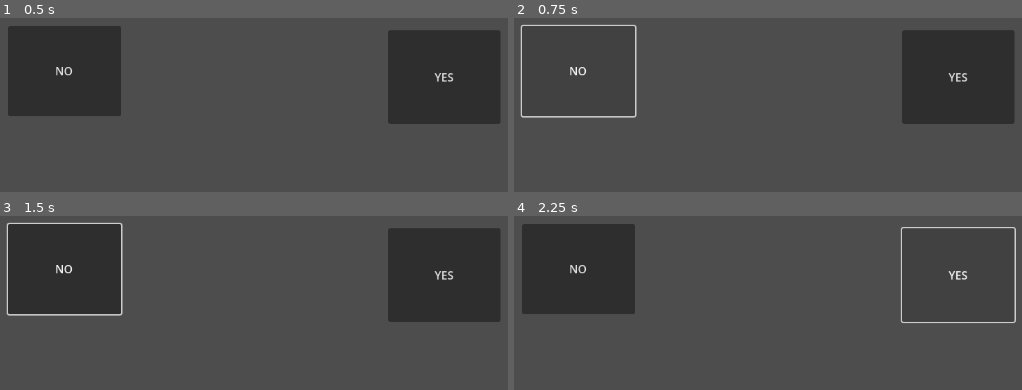
Above: before the commit, frames 1-4 (two rows, left to right).
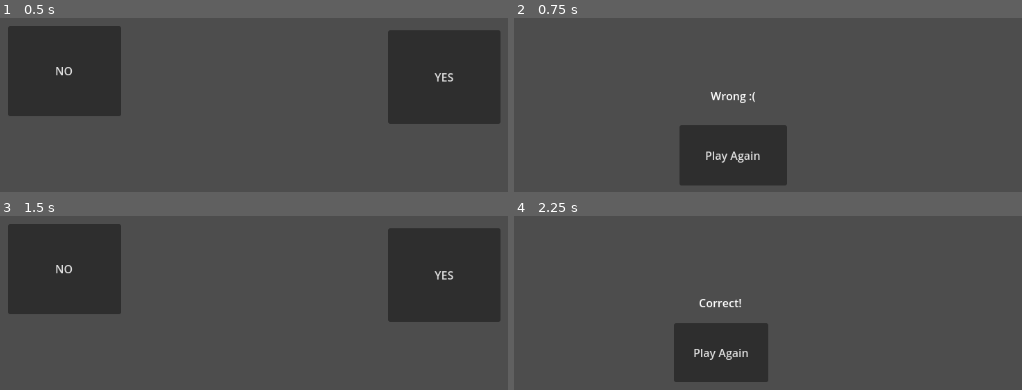
Above: after the commit, the same moments.

Repository: mRaines08/Questions
Game: Godot game, scene res://main.tscn
Two runs of this game, one before a commit and one after it. Both use one fixed random seed, a clock stepped at 60 frames per second and the inputs below.
Inputs (mouse positions are in pixels of both pictures, inside the frame that each line leads up to):
- Up to frame 1 (0.5 s): no input
- Up to frame 2 (0.75 s): click "NO" at 0.5 s
- Up to frame 3 (1.5 s): click (218, 353) at 1.25 s, where only the run after the commit has a clickable "Play Again"
- Up to frame 4 (2.25 s): click "YES" at 2 s

Frame 1 is identical in both runs. In frame 2, 20% of the frame differs, in the area x 1-99%, y 4-96%; in frame 3, 0.8%; in frame 4, 19%.

Commit message:
inClass8/28/25

Diff:
--- /dev/null
+++ b/Correct.tscn
@@ -0,0 +1,23 @@
+[gd_scene load_steps=2 format=3 uid="uid://dji4gxr0hwrd3"]
+
+[ext_resource type="Script" uid="uid://dirwo104ph0ve" path="res://correct.gd" id="1_ro7jt"]
+
+[node name="Correct" type="Node2D"]
+script = ExtResource("1_ro7jt")
+
+[node name="Label" type="Label" parent="."]
+offset_left = 480.0
+offset_top = 170.0
+offset_right = 542.0
+offset_bottom = 193.0
+text = "Correct!"
+
+[node name="btnAgainCorrect" type="Button" parent="Label"]
+layout_mode = 0
+offset_left = -36.0
+offset_top = 41.0
+offset_right = 100.0
+offset_bottom = 126.0
+text = "Play Again"
+
+[connection signal="button_down" from="Label/btnAgainCorrect" to="." method="_on_btn_again_correct_button_down"]
--- /dev/null
+++ b/Wrong.tscn
@@ -0,0 +1,23 @@
+[gd_scene load_steps=2 format=3 uid="uid://d11yswttxi5k2"]
+
+[ext_resource type="Script" uid="uid://c75q3m15v1mwq" path="res://wrong.gd" id="1_qfcvf"]
+
+[node name="Wrong" type="Node2D"]
+script = ExtResource("1_qfcvf")
+
+[node name="lblWrong" type="Label" parent="."]
+offset_left = 497.0
+offset_top = 157.0
+offset_right = 695.0
+offset_bottom = 246.0
+text = "Wrong :("
+
+[node name="btnAgainWrong" type="Button" parent="lblWrong"]
+layout_mode = 0
+offset_left = -45.0
+offset_top = 54.0
+offset_right = 110.0
+offset_bottom = 141.0
+text = "Play Again"
+
+[connection signal="button_down" from="lblWrong/btnAgainWrong" to="." method="_on_btn_again_wrong_button_down"]
--- /dev/null
+++ b/correct.gd
@@ -0,0 +1,5 @@
+extends Node2D
+
+
+func _on_btn_again_correct_button_down() -> void:
+	get_tree().change_scene_to_file("res://main.tscn")
--- a/main.gd
+++ b/main.gd
@@ -2,6 +2,9 @@
 
 #creates string varible to hold text
 var myHello = "Hello World!"
+
+#creates random number generator
+var rng = RandomNumberGenerator.new()
 
 #print message
 func sayHi():
@@ -10,3 +13,14 @@
 #runs when program runs, calls sayHi function
 func _ready():
 	print(myHello)
+	#instantiates random number genorator? i think?
+	rng.randomize()
+	#prints a random int between 0 - 10 inclusive
+	print(rng.randi_range(0,10))
+
+func _on_no_button_down() -> void:
+	get_tree().change_scene_to_file("res://Wrong.tscn")
+
+#when yes is pressed use get_tree to access tree methods then use the meathod to change to the correct scene
+func _on_yes_button_down() -> void:
+	get_tree().change_scene_to_file("res://Correct.tscn")
--- a/main.tscn
+++ b/main.tscn
@@ -29,3 +29,6 @@
 
 [node name="Correct" type="Node2D" parent="Question/Yes"]
 visible = false
+
+[connection signal="button_down" from="Question/No" to="." method="_on_no_button_down"]
+[connection signal="button_down" from="Question/Yes" to="." method="_on_yes_button_down"]
--- /dev/null
+++ b/wrong.gd
@@ -0,0 +1,5 @@
+extends Node2D
+
+
+func _on_btn_again_wrong_button_down() -> void:
+	get_tree().change_scene_to_file("res://main.tscn")
Not shown, added: correct.gd.uid
Not shown, added: wrong.gd.uid
